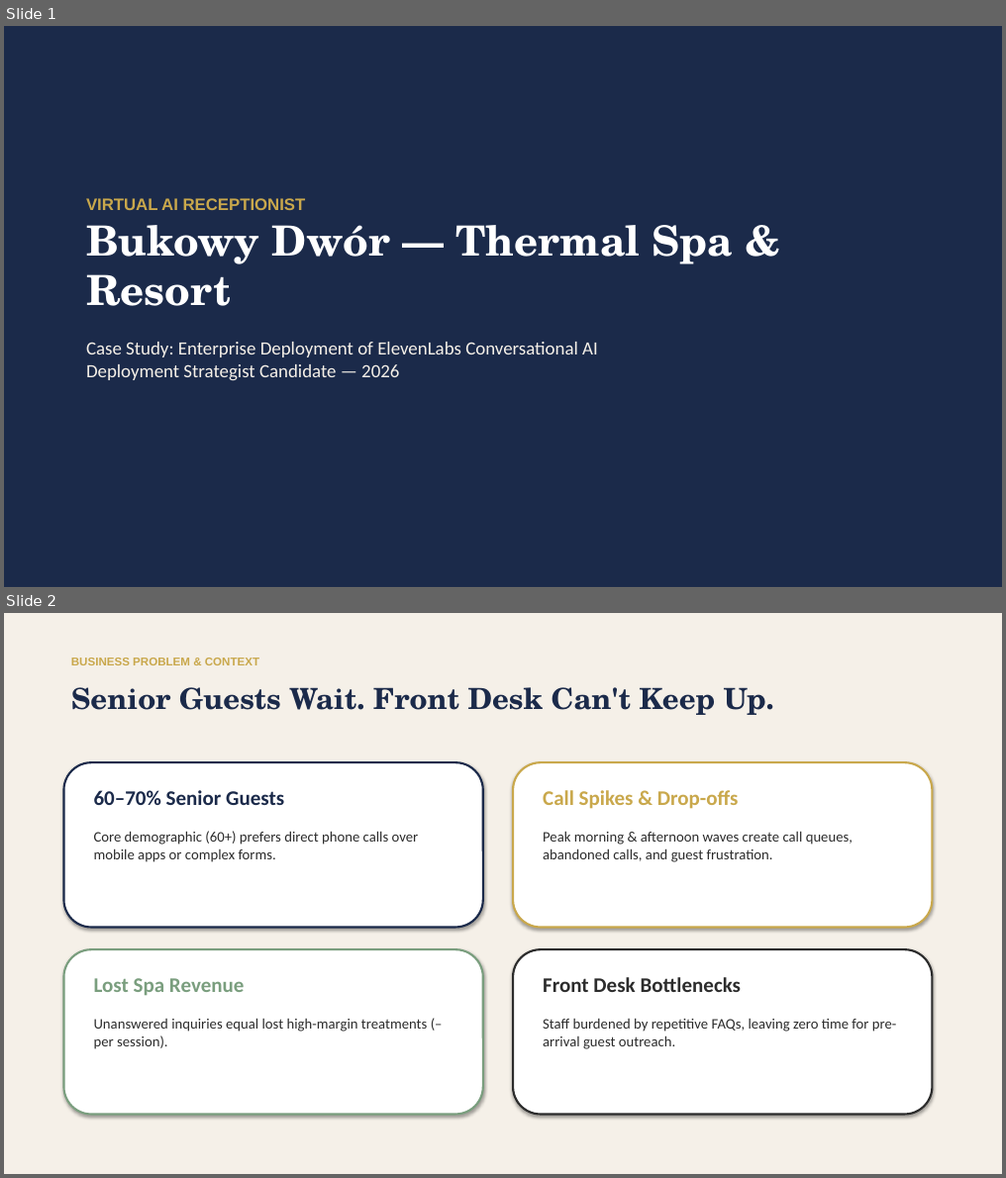
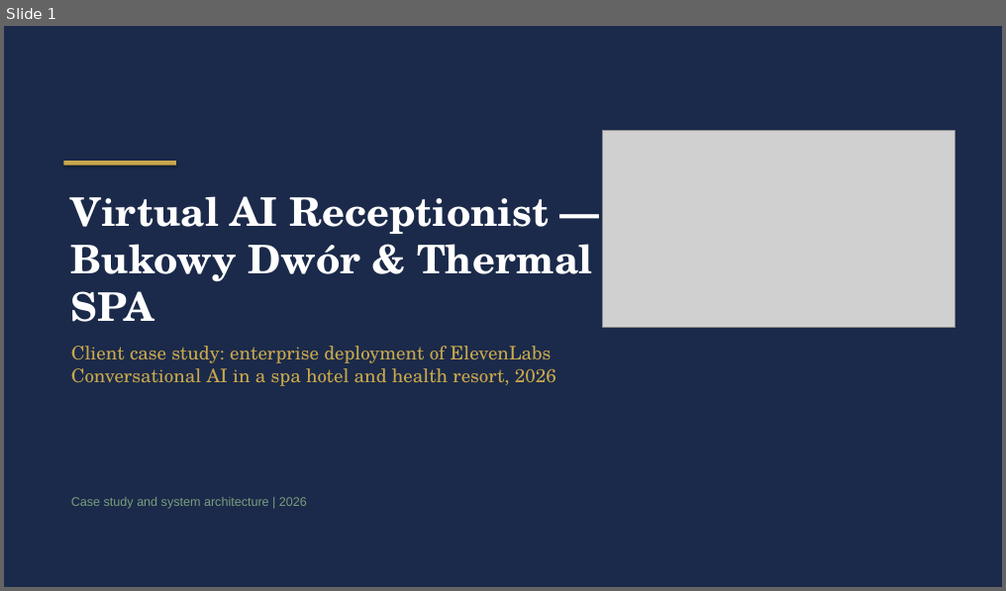
Before and after one commit to kpulka/Elevenlabs_SpaHotel_PoC, a slide deck: presentation/Bukowy_Dwor_Case_Study.pptx. Shown one above the other, each under a label of ours: slides 1 and 2 before the commit, slide 1 after it. The pictures are 1006x1178 and 1006x591 pixels, drawn with LibreOffice and Linux fonts; fonts in the diff are those of the drawing; grey boxes stand for pictures. Boxes give left, top, right and bottom in pixels: in the first picture for what was removed or moved away, otherwise in the second. Text is boxed around its words. In the diff, an @@ line names an element or a change of style, - is before the commit and + after.

```diff
--- a/presentation/Bukowy_Dwor_Case_Study.pptx
+++ b/presentation/Bukowy_Dwor_Case_Study.pptx
@@ slide 2 removed at [4,613,1002,1174], background #FFFFFF @@
@@ rectangle removed at [4,613,1002,1174] @@
@@ text removed at [71,658,259,665] @@
-BUSINESS PROBLEM & CONTEXT
@@ text removed at [71,687,774,715] @@
-Senior Guests Wait. Front Desk Can't Keep Up.
@@ rounded rectangle removed at [63,762,483,928] @@
@@ text removed at [94,790,419,862] @@
-60–70% Senior Guests
-Core demographic (60+) prefers direct phone calls over mobile apps or complex forms.
@@ rounded rectangle removed at [513,762,933,928] @@
@@ text removed at [543,790,852,862] @@
-Call Spikes & Drop-offs
-Peak morning & afternoon waves create call queues, abandoned calls, and guest frustration.
@@ rounded rectangle removed at [63,950,483,1115] @@
@@ rounded rectangle removed at [513,950,933,1115] @@
@@ text removed at [94,978,427,1050] @@
-Lost Spa Revenue
-Unanswered inquiries equal lost high-margin treatments (– per session).
@@ text removed at [543,977,896,1050] @@
-Front Desk Bottlenecks
-Staff burdened by repetitive FAQs, leaving zero time for pre-arrival guest outreach.
@@ slide 1 changed as well @@
@@ picture added at [603,131,954,327] @@
@@ rectangle added at [63,161,176,166], fill #C9A84C @@
@@ text at [71,196,592,386]: text changed; font Calibri to TeX Gyre Schola; text colour #F5F0E8 to #C9A84C @@
-VIRTUAL AI RECEPTIONIST
-Bukowy Dwór — Thermal Spa & Resort
-Case Study: Enterprise Deployment of ElevenLabs Conversational AI
-Deployment Strategist Candidate — 2026
+Virtual AI Receptionist — Bukowy Dwór & Thermal SPA
+Client case study: enterprise deployment of ElevenLabs Conversational AI in a spa hotel and health resort, 2026
@@ text added at [71,497,307,509], 12 pt, text #7A9E7E @@
+Case study and system architecture | 2026
```
Also in this commit, not shown: 7 other slides changed, 6 slides added, 5 other slides removed, 11 other files.
